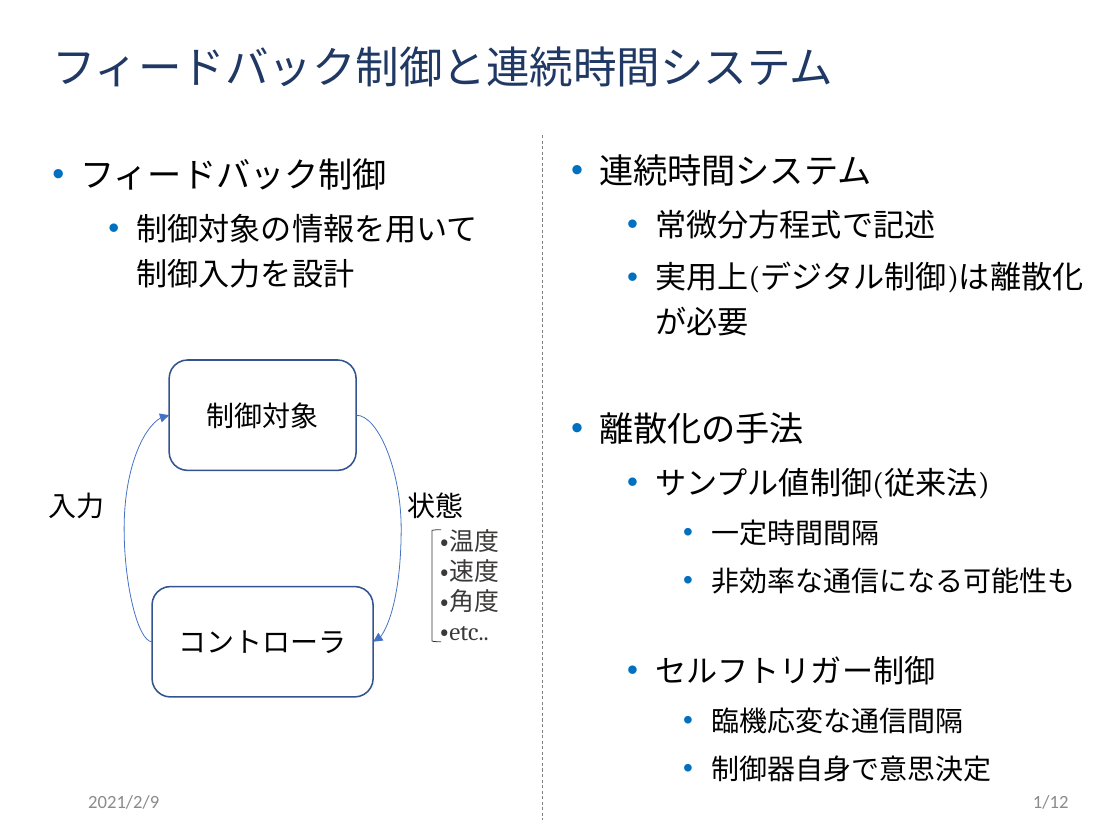
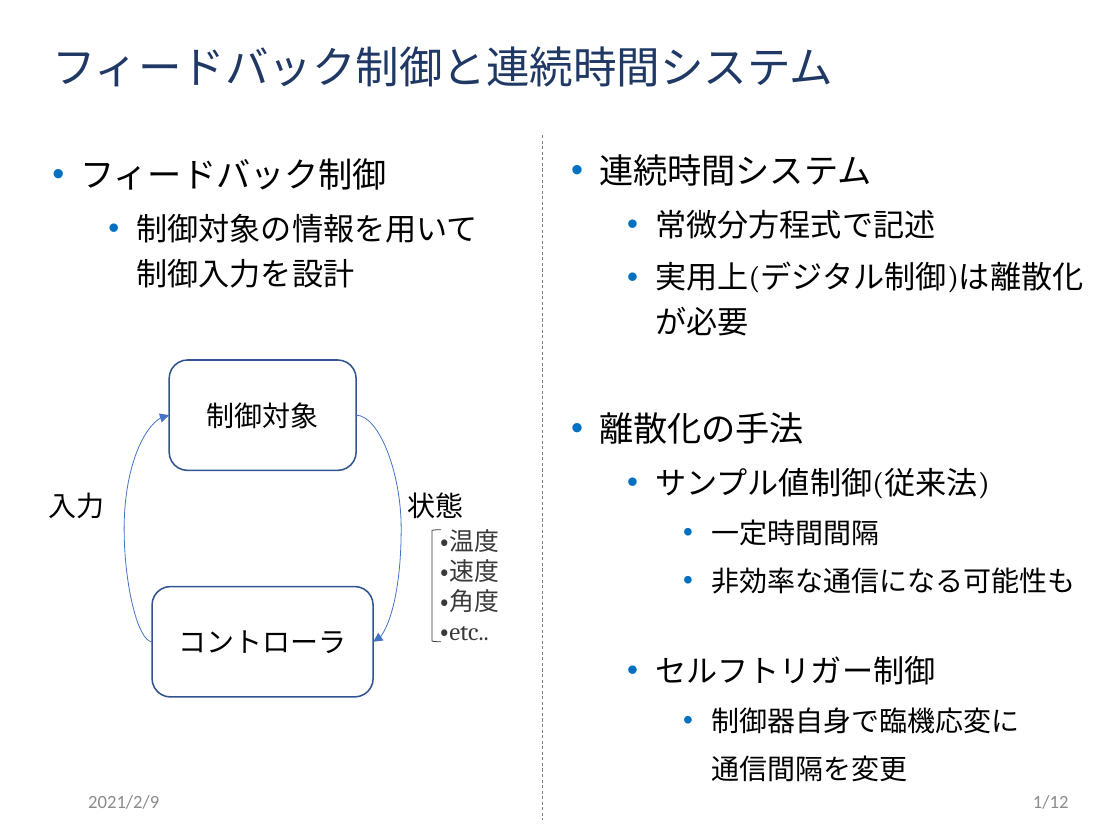
Before and after one commit to ibuki1024/thesis, a slide deck: slide 2 of slide/master.pptx. Drawn at 1120x840 pixels with LibreOffice and Linux fonts; fonts in the diff are those of the drawing; background and template pictures are left out. Boxes give left, top, right and bottom in pixels: in the first picture for what was removed or moved away, otherwise in the second. Text is boxed around its words. In the diff, an @@ line names an element or a change of style, - is before the commit and + after.

```diff
--- a/slide/master.pptx
+++ b/slide/master.pptx
@@ text at (x1=711, y1=707, x2=1019, y2=782): text changed @@
-    • 臨機応変な通信間隔
-    • 制御器自身で意思決定
+    • 制御器自身で臨機応変に
+    通信間隔を変更
```
Also in this commit, not shown: 2 other slides changed.
